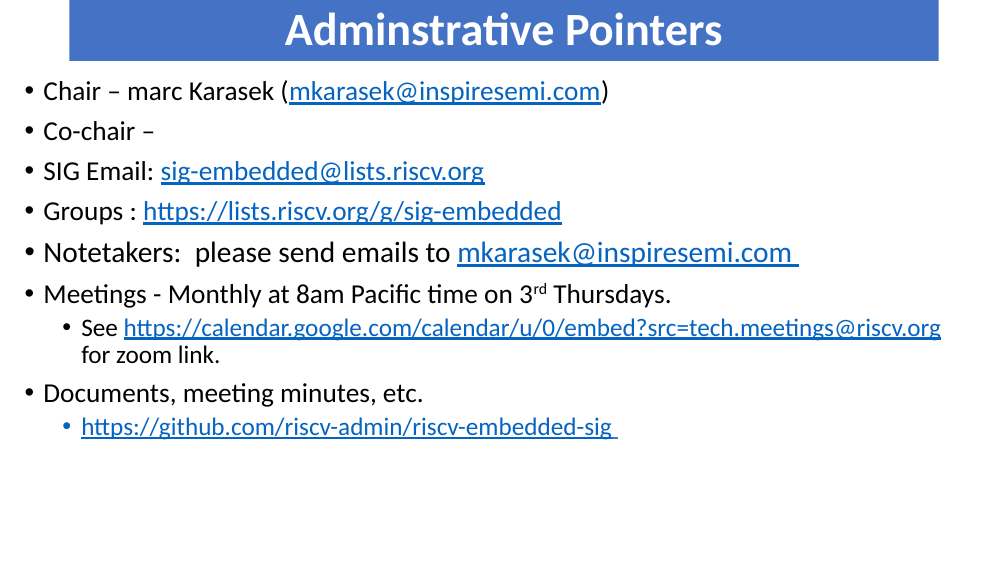
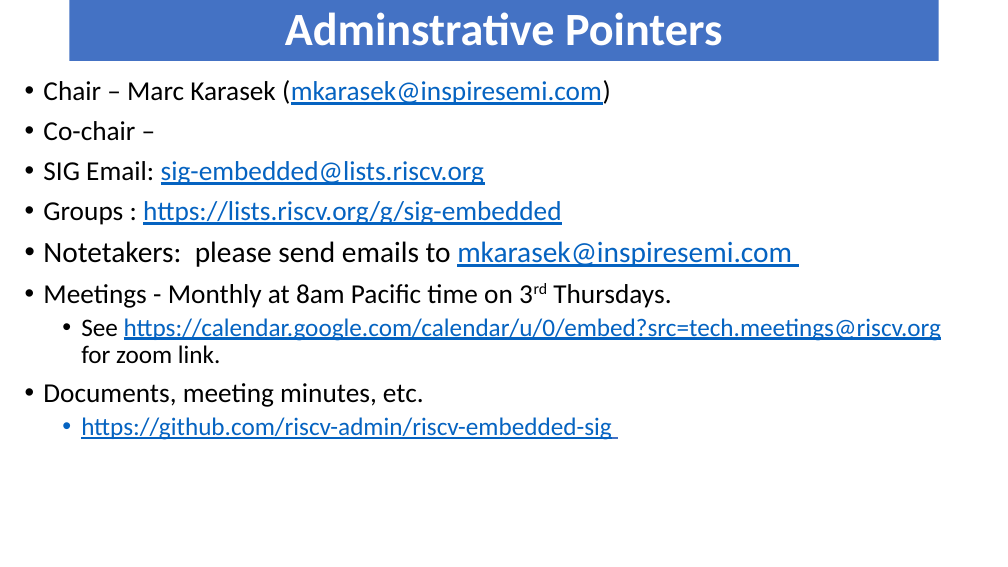
Before and after one commit to riscv-admin/riscv-embedded-sig, a slide deck: slide 5 of meetings/mtg_9_16_2021.pptx. Drawn at 1008x567 pixels with LibreOffice and Linux fonts; fonts in the diff are those of the drawing. Boxes give left, top, right and bottom in pixels: in the first picture for what was removed or moved away, otherwise in the second. Text is boxed around its words. In the diff, an @@ line names an element or a change of style, - is before the commit and + after.

```diff
--- a/meetings/mtg_9_16_2021.pptx
+++ b/meetings/mtg_9_16_2021.pptx
@@ text at (43,80,611,105): text changed @@
-• Chair – marc Karasek (mkarasek@inspiresemi.com)
+• Chair – Marc Karasek (mkarasek@inspiresemi.com)
```
Also in this commit, not shown: 1 other file.
